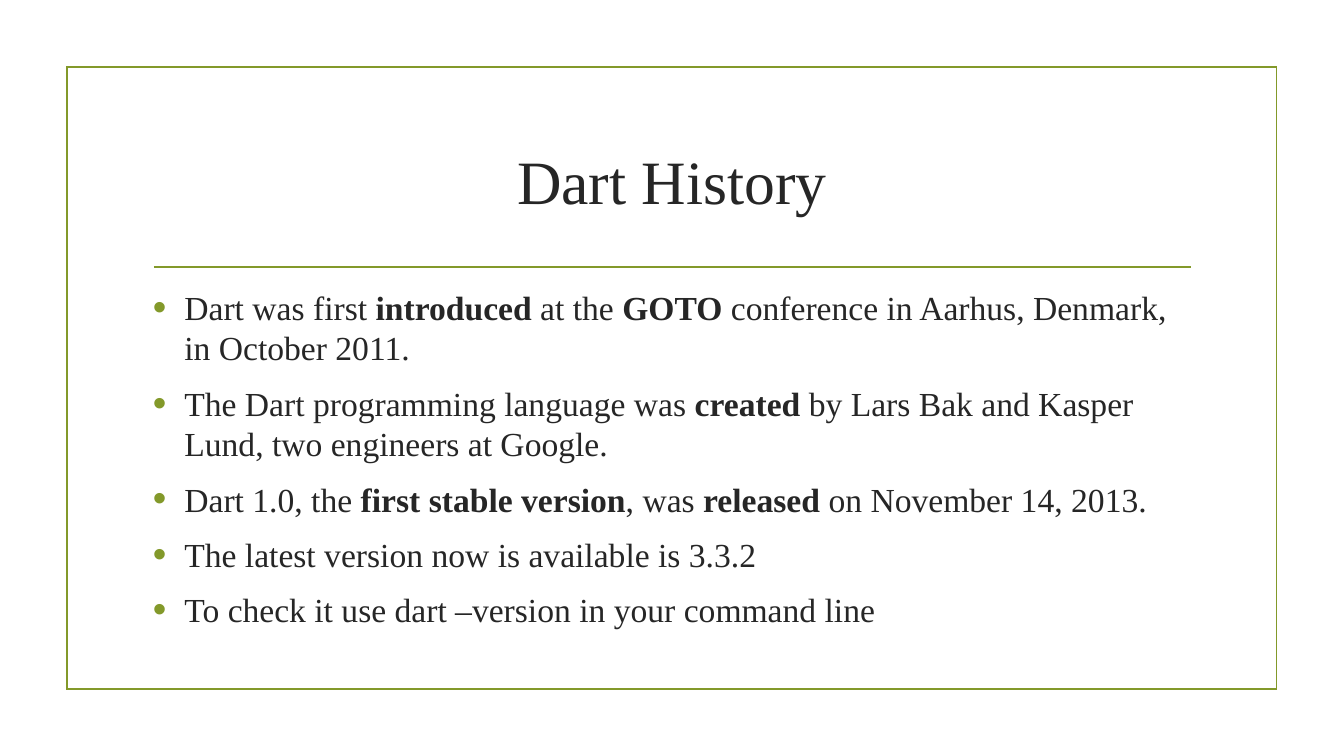
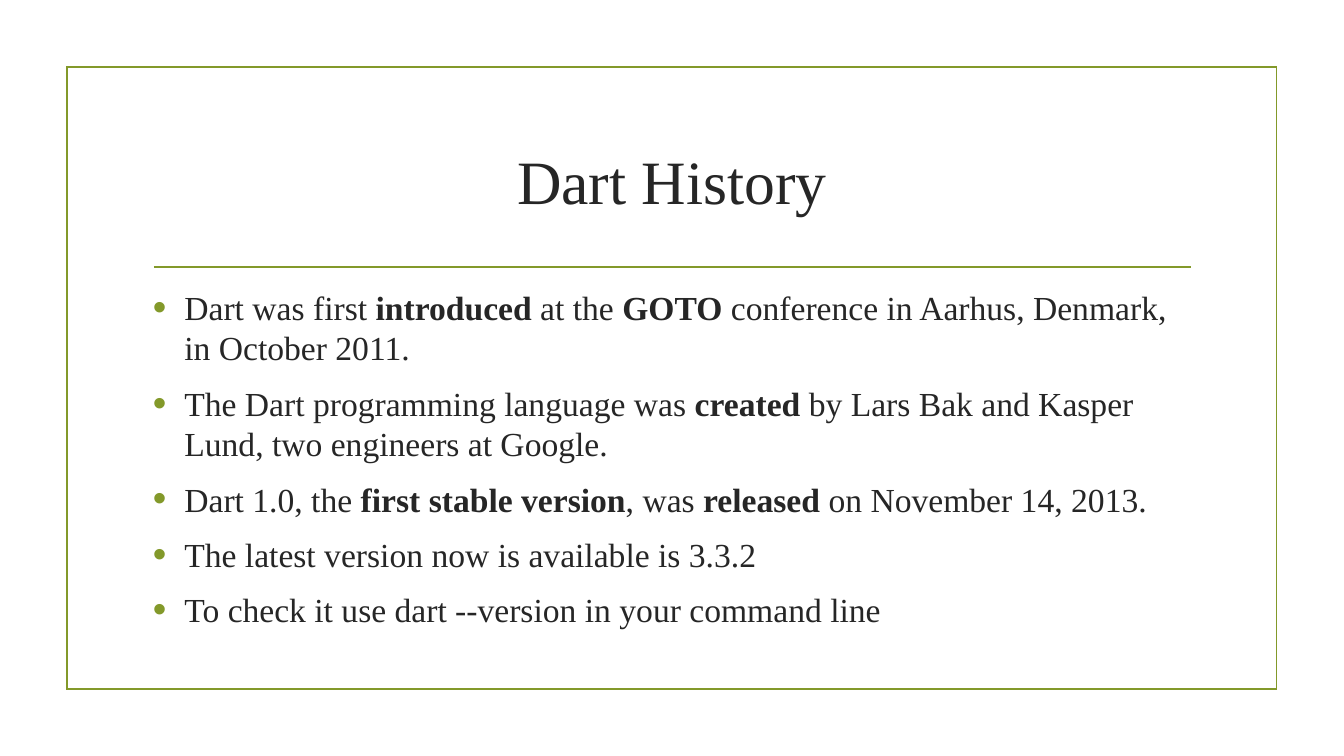
Before and after one commit to AbdifatahYasin1/Flutter-Mobile-Application, a slide deck: slide 4 of Getting Started with Dart.pptx. Drawn at 1344x756 pixels with LibreOffice and Linux fonts; fonts in the diff are those of the drawing; background and template pictures are left out. Boxes give left, top, right and bottom in pixels: in the first picture for what was removed or moved away, otherwise in the second. Text is boxed around its words. In the diff, an @@ line names an element or a change of style, - is before the commit and + after.

Commit message:
updated

```diff
--- a/Getting Started with Dart.pptx
+++ b/Getting Started with Dart.pptx
@@ text at <box>184,598,880,629</box>: text changed @@
-• To check it use dart –version in your command line
+• To check it use dart --version in your command line
```
Also in this commit, not shown: 1 other slide changed.
